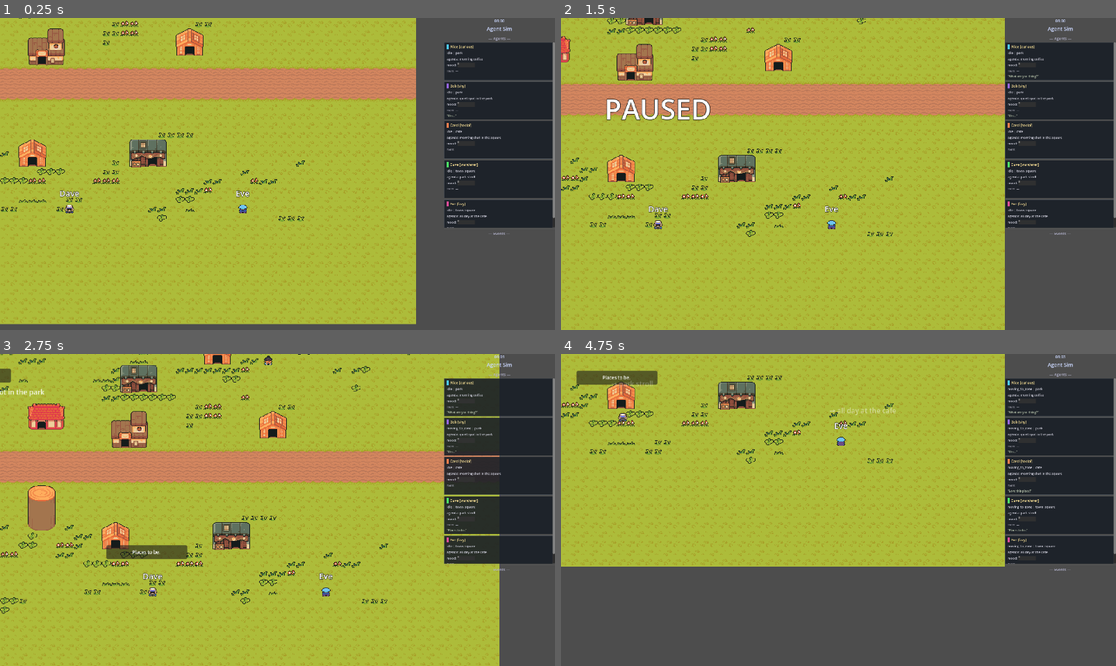
Above: before the commit, frames 1-4 (two rows, left to right).
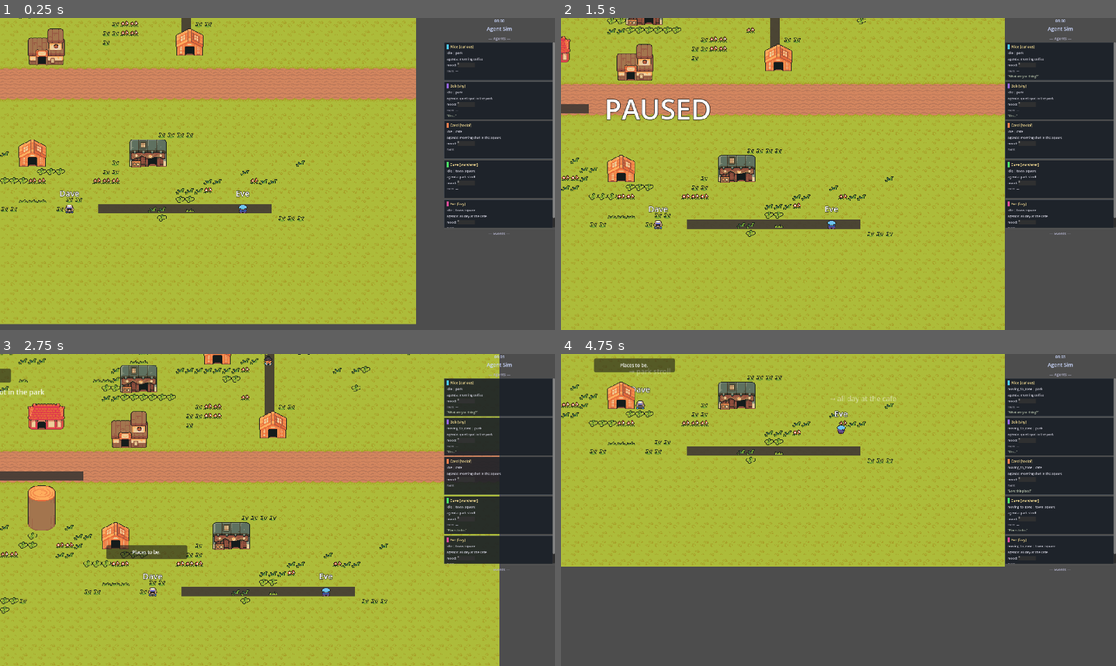
Above: after the commit, the same moments.

Repository: Erik-Huang/godot-agent-sim
Game: Godot game, scene res://main.tscn
The game is run twice, just before and just after one commit, with the same random seed, the same clock (stepped at 60 frames per second) and the same inputs.
Inputs (mouse positions are in pixels of both pictures, inside the frame that each line leads up to):
- Up to frame 1 (0.25 s): no input
- Up to frame 2 (1.5 s): tap Enter (ui_accept) at 0.5, 0.77, 1.25 s; move the mouse to (960, 158) at 0.52 s; click (960, 158) at 0.67 s; drag from (727, 189) to (810, 236) at 1.27 s
- Up to frame 3 (2.75 s): tap Enter (ui_accept) at 2 s; move the mouse to (333, 441) at 2.02 s; click (333, 441) at 2.17 s
- Up to frame 4 (4.75 s): drag from (810, 572) to (672, 463) at 2.77 s; move the mouse to (1005, 556) at 3.52 s; click (1005, 556) at 3.67 s; tap Enter (ui_accept) at 3.77, 4.25 s; drag from (672, 463) to (755, 432) at 4.27 s

The runs differ from the first frame. In frame 1, 0.9% of the frame differs, in the area x 17-49%, y 0-63%; in frame 2, 1.2%; in frame 3, 1.6%; in frame 4, 2.5%, in the area x 2-61%, y 1-33%.

Commit message:
feat(nav): NavigationRegion2D pathfinding with interior walls
Add 3 interior wall obstacles (park/square barrier, cafe partition,
town square divider) with StaticBody2D collision and navmesh cutouts.
Agents now path around walls using NavigationAgent2D.

Co-Authored-By: Claude Opus 4.6 <noreply@anthropic.com>

Diff:
--- a/main.gd
+++ b/main.gd
@@ -4,6 +4,14 @@
 
 # AUDIT-012: Centralised world bounds
 const WORLD_BOUNDS := Rect2(10, 10, 1180, 780)
+
+# NAV-001: Interior wall obstacles (Rect2 = top-left position + size)
+const INTERIOR_WALLS: Array[Rect2] = [
+	Rect2(180, 392, 300, 16),   # horizontal barrier between park & town square
+	Rect2(794, 80, 16, 220),    # vertical partition inside cafe
+	Rect2(650, 592, 300, 16),   # horizontal divider in town square
+]
+const NAV_WALL_MARGIN: float = 4.0  # extra padding around walls in navmesh cutout
 
 # TODO: replace with @export var roster: Array[AgentDefinition] once .tres files created
 var agent_data: Array[Dictionary] = [
@@ -57,6 +65,7 @@
 	# AUDIT-015: randomize() removed — auto-called in Godot 4
 	_setup_navigation()
 	_setup_wall_shapes()
+	_setup_interior_walls()
 	# _setup_zone_visuals()  # Disabled: replaced by TileMapLayer visual map
 	# DBG-001: Main processes during pause (for input); agents pause via their container
 	process_mode = Node.PROCESS_MODE_ALWAYS
@@ -266,6 +275,7 @@
 
 func _setup_navigation() -> void:
 	var nav_poly: NavigationPolygon = NavigationPolygon.new()
+	# Outer boundary (clockwise in screen-space)
 	var outline: PackedVector2Array = PackedVector2Array([
 		Vector2(10, 10),
 		Vector2(1190, 10),
@@ -273,6 +283,17 @@
 		Vector2(10, 790),
 	])
 	nav_poly.add_outline(outline)
+	# NAV-001: Cut interior walls out of navmesh (counter-clockwise = hole)
+	for wall_rect: Rect2 in INTERIOR_WALLS:
+		var m: float = NAV_WALL_MARGIN
+		var r: Rect2 = wall_rect.grow(m)
+		var hole: PackedVector2Array = PackedVector2Array([
+			Vector2(r.position.x, r.position.y),                     # top-left
+			Vector2(r.position.x, r.position.y + r.size.y),          # bottom-left
+			Vector2(r.position.x + r.size.x, r.position.y + r.size.y), # bottom-right
+			Vector2(r.position.x + r.size.x, r.position.y),          # top-right
+		])
+		nav_poly.add_outline(hole)
 	# Use modern API to avoid deprecation warning
 	var source_geo: NavigationMeshSourceGeometryData2D = NavigationMeshSourceGeometryData2D.new()
 	NavigationServer2D.parse_source_geometry_data(nav_poly, source_geo, nav_region)
@@ -300,6 +321,31 @@
 	right_shape.normal = Vector2(-1, 0)
 	right_shape.distance = -1195
 	$Walls/WallRight/CollisionShape2D.shape = right_shape
+
+# NAV-001: Create interior wall collision bodies and visuals
+func _setup_interior_walls() -> void:
+	var walls_parent: Node2D = $Walls
+	for i in range(INTERIOR_WALLS.size()):
+		var wall_rect: Rect2 = INTERIOR_WALLS[i]
+		# StaticBody2D with RectangleShape2D for physics collision
+		var body := StaticBody2D.new()
+		body.name = "InteriorWall%d" % i
+		body.position = wall_rect.get_center()
+		var cshape := CollisionShape2D.new()
+		var rect_shape := RectangleShape2D.new()
+		rect_shape.size = wall_rect.size
+		cshape.shape = rect_shape
+		body.add_child(cshape)
+		walls_parent.add_child(body)
+		# Visual: dark rectangle drawn behind agents
+		var visual := ColorRect.new()
+		visual.name = "WallVisual%d" % i
+		visual.position = wall_rect.position
+		visual.size = wall_rect.size
+		visual.color = Color(0.25, 0.22, 0.2, 0.9)
+		visual.z_index = -1
+		add_child(visual)
+		move_child(visual, walls_parent.get_index())
 
 func _spawn_agents() -> void:
 	var spawn_positions: Array[Vector2] = [
Not shown, changed: CLAUDE.md
